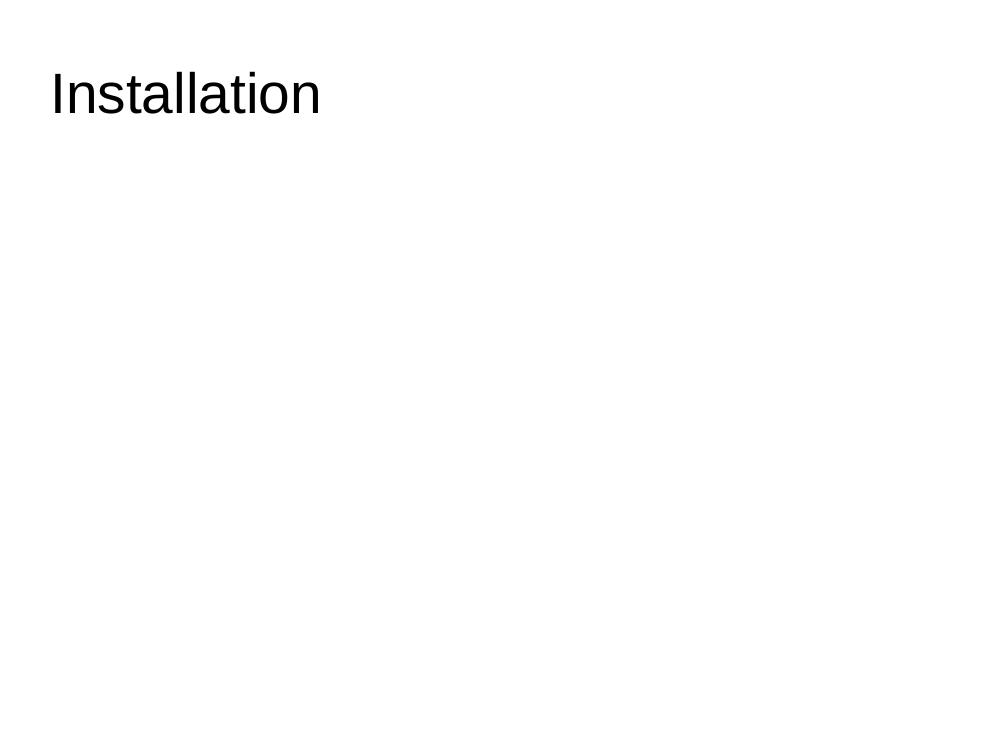
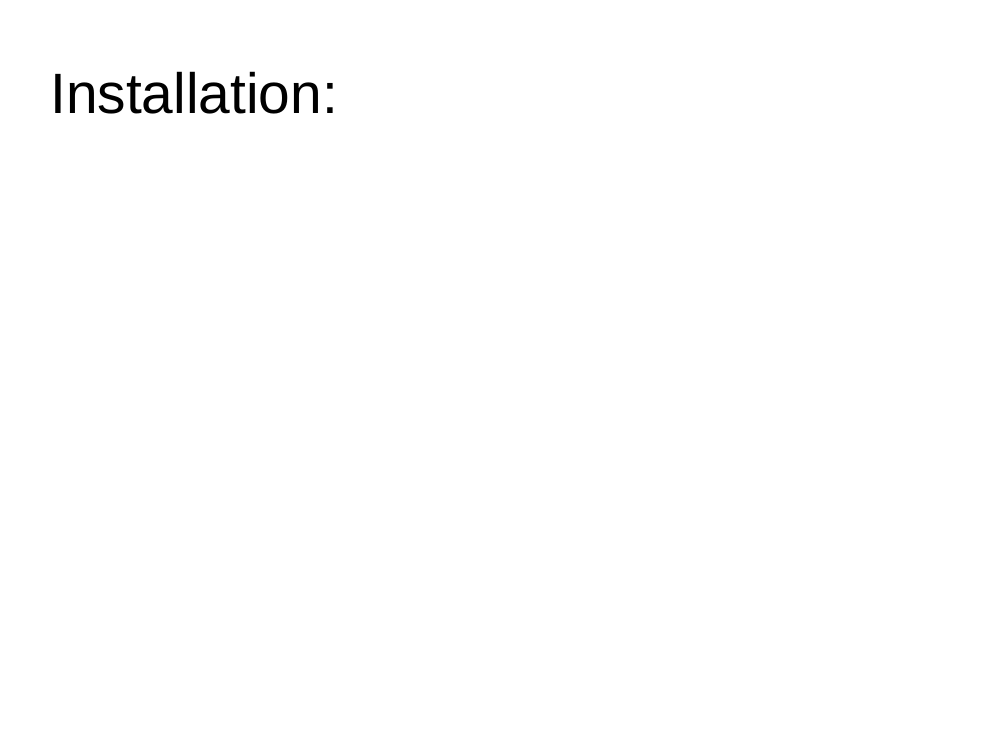
Before and after one commit to anumsh/SASS-Basics, a slide deck: slide 6 of SASS_basics.odp (slide 5 before the commit). Drawn at 1008x756 pixels with LibreOffice and Linux fonts; fonts in the diff are those of the drawing; background and template pictures are left out. Boxes give left, top, right and bottom in pixels: in the first picture for what was removed or moved away, otherwise in the second. Text is boxed around its words. In the diff, an @@ line names an element or a change of style, - is before the commit and + after.

```diff
--- a/SASS_basics.odp
+++ b/SASS_basics.odp
@@ title at <box>50,71,337,114</box>: text changed @@
-Installation
+Installation:
```
Also in this commit, not shown: 1 slide added.
